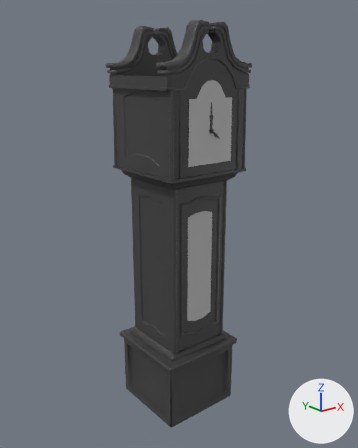
A saved change to the FBX model Assets/props/Grandfathersclock/grandfathersclock.fbx.
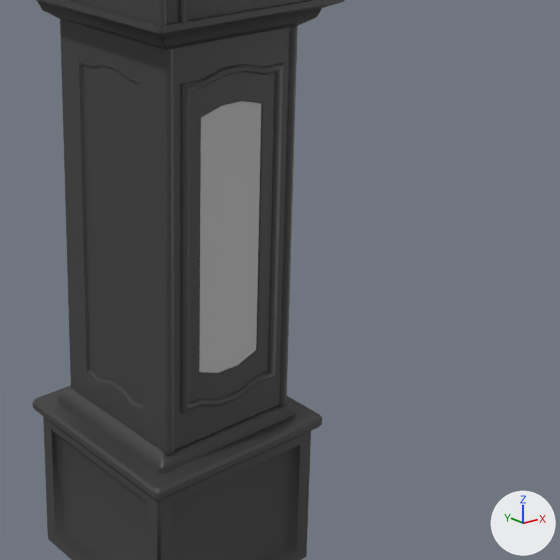
Each version is shown whole from a 50 mm camera at (-0.02171, -0.02728, 0.02528) aimed at (0.00008, -0.00006, 0.01439), then close up on the part from 30% to 93% of the width and 38% to 89% of the height. Every picture has the same lights, and +X, +Y and +Z are marked at lower right. Where no turn or scale is listed for an object, it has been applied to the vertices.

Objects in the first close-up: 'door', 'grandfathersclock'.
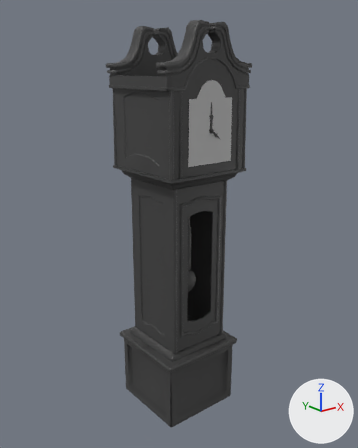
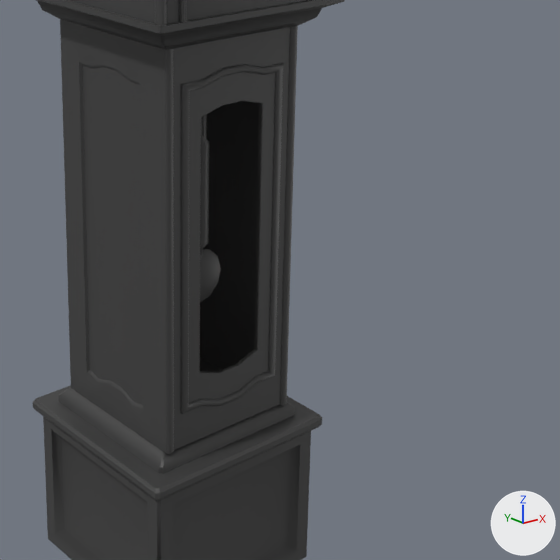
The newer file is also rescaled (x10.0) as a whole; pictures and numbers use the older file's frame.

The change, as a list of edits to the scene's bpy script:
```text
Change me_mesh_003:
    where me_mesh_003.from_pydata(...)  # 212 vertices, 220 faces; spans x -0.0048..0.0, y -0.00025..0.0001, z -0.00611..0.00606
    used by ob_door; location = (0.0024, -0.0024, 0.01181)
    me_mesh_003 part 1: the loose piece of 4 vertices spanning x -0.00359..-0.00121, y -0.00011, z -0.0043..0.0042 is deleted
    remove me_mesh_003.materials.append(mat_blinn2)  # grey #bcbcbc
```

Location of each change, [x1, y1, x2, y2] in pixels of the close-ups (560 x 560 px):
part 1 of me_mesh_003, deleted: before [199, 101, 261, 373]
'swing', unchanged, uncovered by the edit: after [200, 117, 221, 302]
